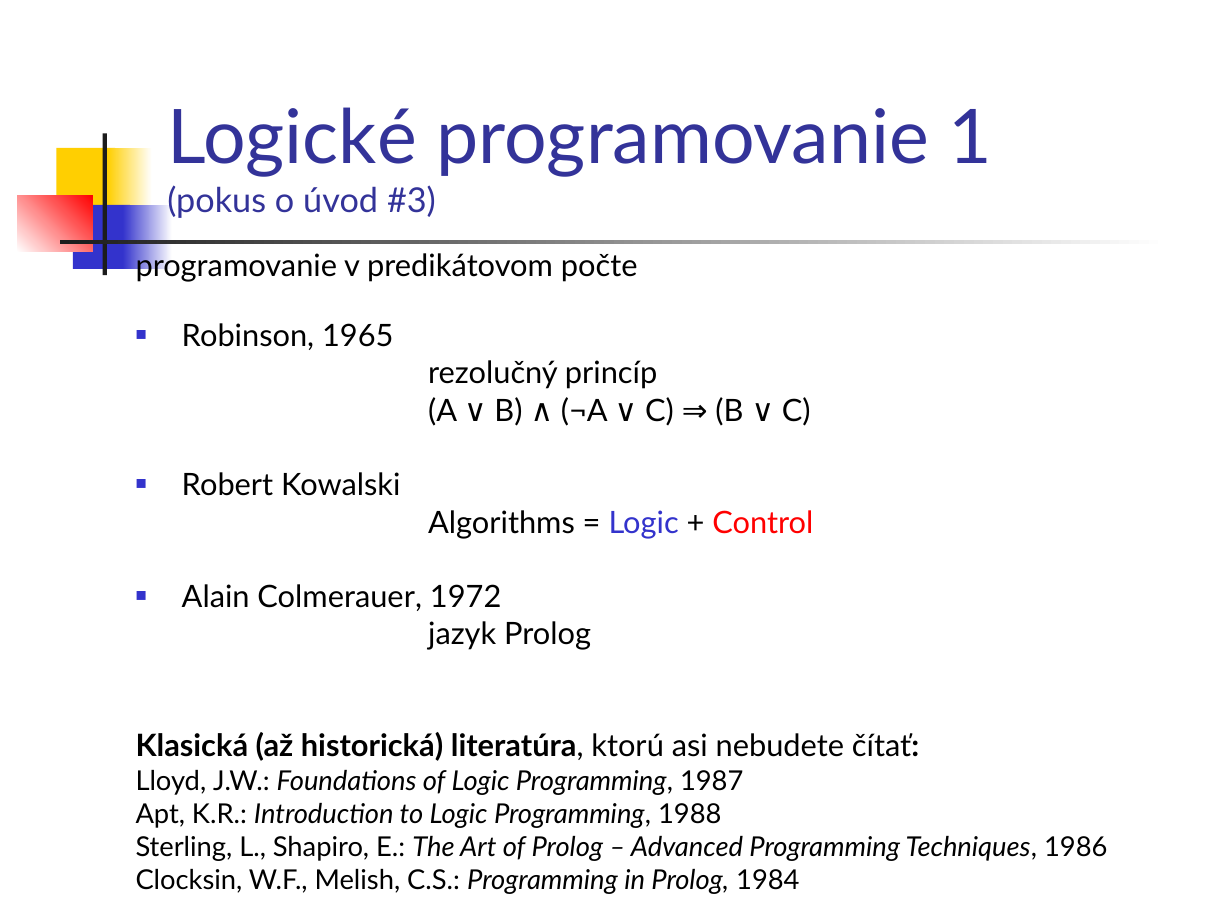
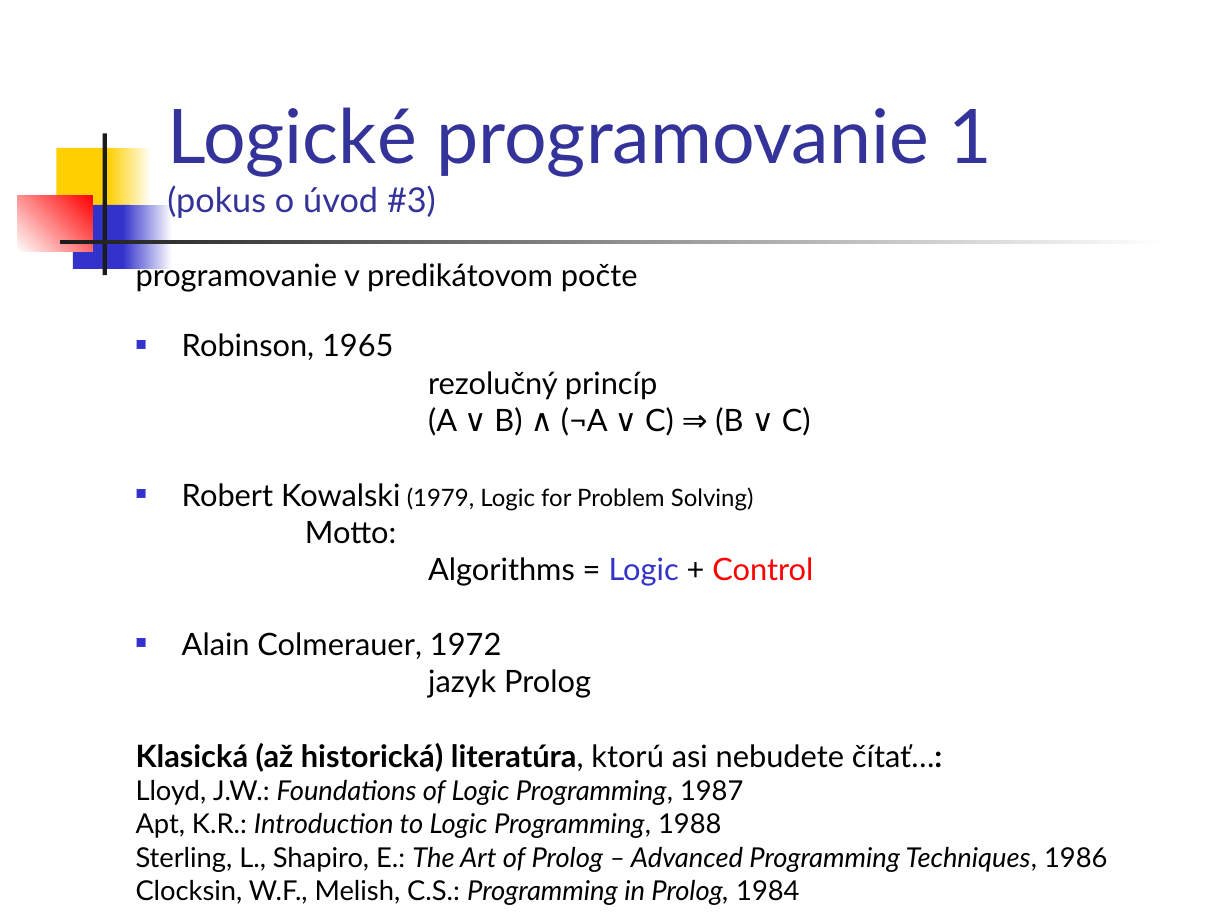
Before and after one commit to paradigmy/Prednasky, a slide deck: slide 3 of 10/logicke1.ppt. Drawn at 1232x924 pixels with LibreOffice and Linux fonts; fonts in the diff are those of the drawing. Boxes give left, top, right and bottom in pixels: in the first picture for what was removed or moved away, otherwise in the second. Text is boxed around its words. In the diff, an @@ line names an element or a change of style, - is before the commit and + after.

```diff
--- a/10/logicke1.ppt
+++ b/10/logicke1.ppt
@@ text "programovanie v predikátovom počte" moved from (x1=136, y1=249, x2=1107, y2=894) to (x1=136, y1=259, x2=1107, y2=905) @@
@@ text at (x1=182, y1=483, x2=754, y2=544): text changed; size 18 to 14 pt @@
-■ Robert Kowalski
+■ Robert Kowalski (1979, Logic for Problem Solving)
+Motto:
@@ text at (x1=136, y1=743, x2=942, y2=772): text changed @@
-Klasická (až historická) literatúra, ktorú asi nebudete čítať:
+Klasická (až historická) literatúra, ktorú asi nebudete čítať…:
```
Also in this commit, not shown: 6 other slides changed, 1 slide added, 3 other files.
